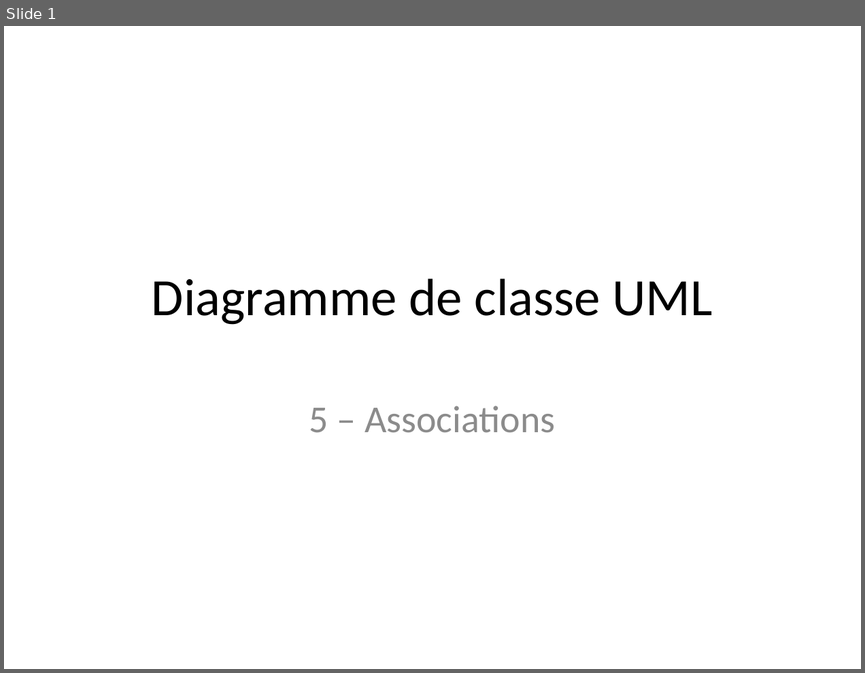
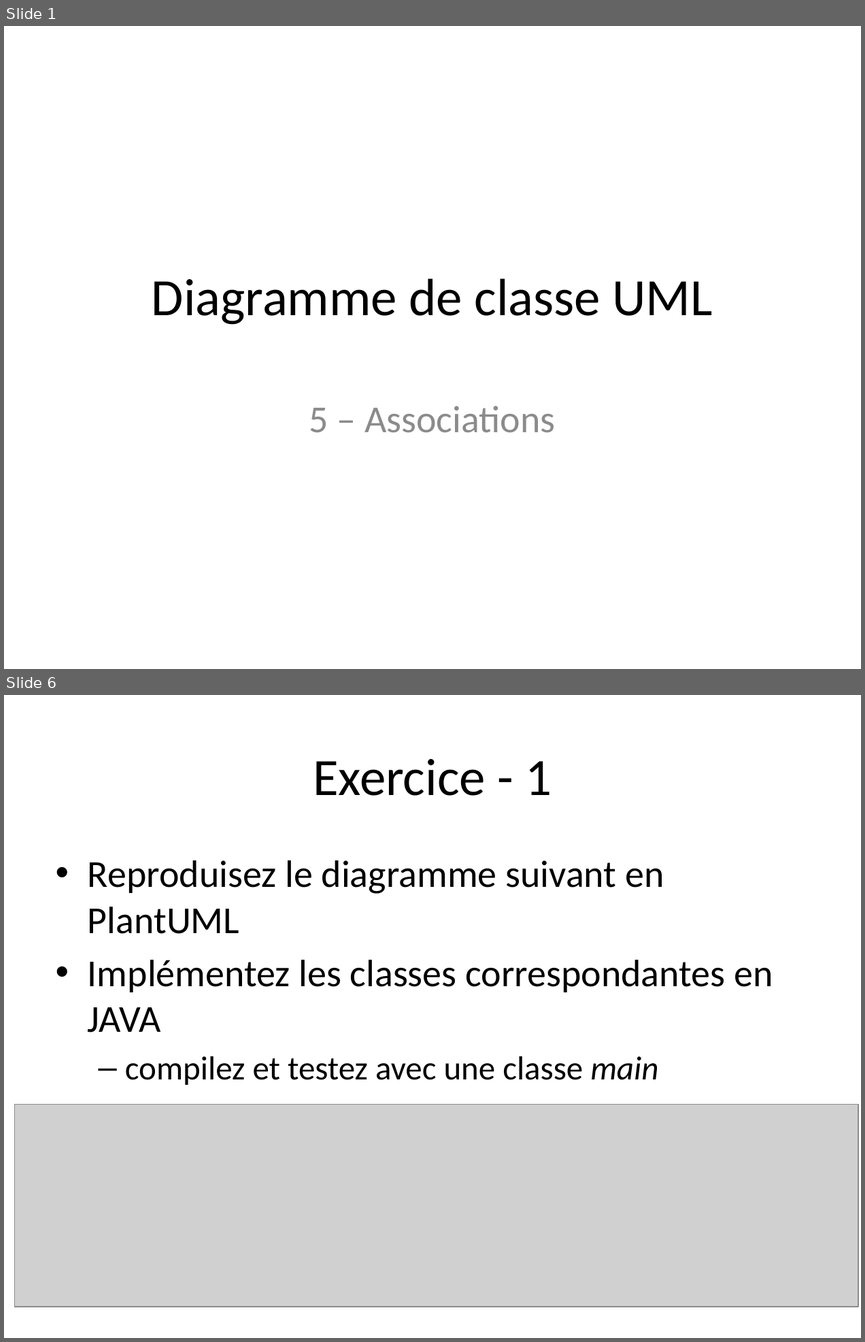
Before and after one commit to profesig/exosOO, a slide deck: Diagramme de classe/L5 - Associations/L5 - Associations.pptx. Shown one above the other, each under a label of ours: slide 1 before the commit, slides 1 and 6 after it; the slides between them are not shown. The pictures are 865x673 and 865x1342 pixels, drawn with LibreOffice and Linux fonts; fonts in the diff are those of the drawing; grey boxes stand for pictures. Boxes give left, top, right and bottom in pixels: in the first picture for what was removed or moved away, otherwise in the second. Text is boxed around its words. In the diff, an @@ line names an element or a change of style, - is before the commit and + after.

```diff
--- a/Diagramme de classe/L5 - Associations/L5 - Associations.pptx
+++ b/Diagramme de classe/L5 - Associations/L5 - Associations.pptx
@@ slide 6 added at (4,695,861,1338), background #FFFFFF @@
@@ title added at (313,759,551,796), 44 pt, text #000000 @@
+Exercice - 1
@@ text added at (88,860,772,1085), 32 pt, text #000000 @@
+• Reproduisez le diagramme suivant en PlantUML
+• Implémentez les classes correspondantes en JAVA
+  – compilez et testez avec une classe main
@@ picture added at (14,1104,858,1306) @@
```
Also in this commit, not shown: 4 slides changed, 4 other slides added, 2 slides removed, 10 other files.
